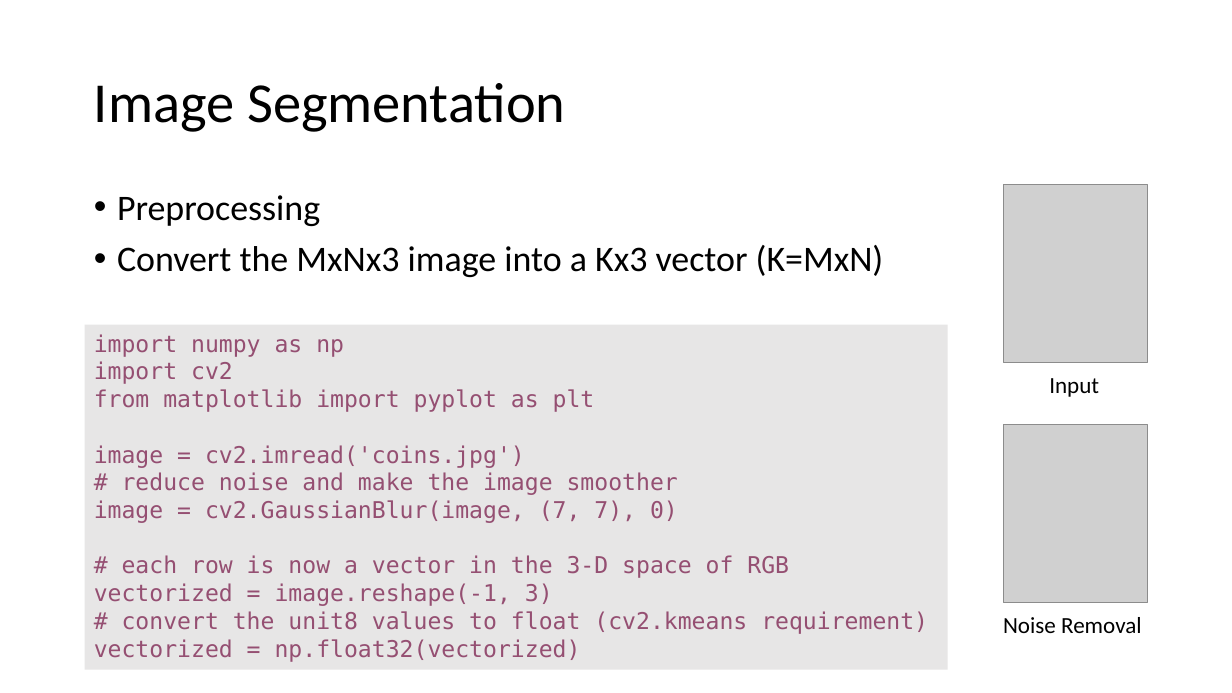
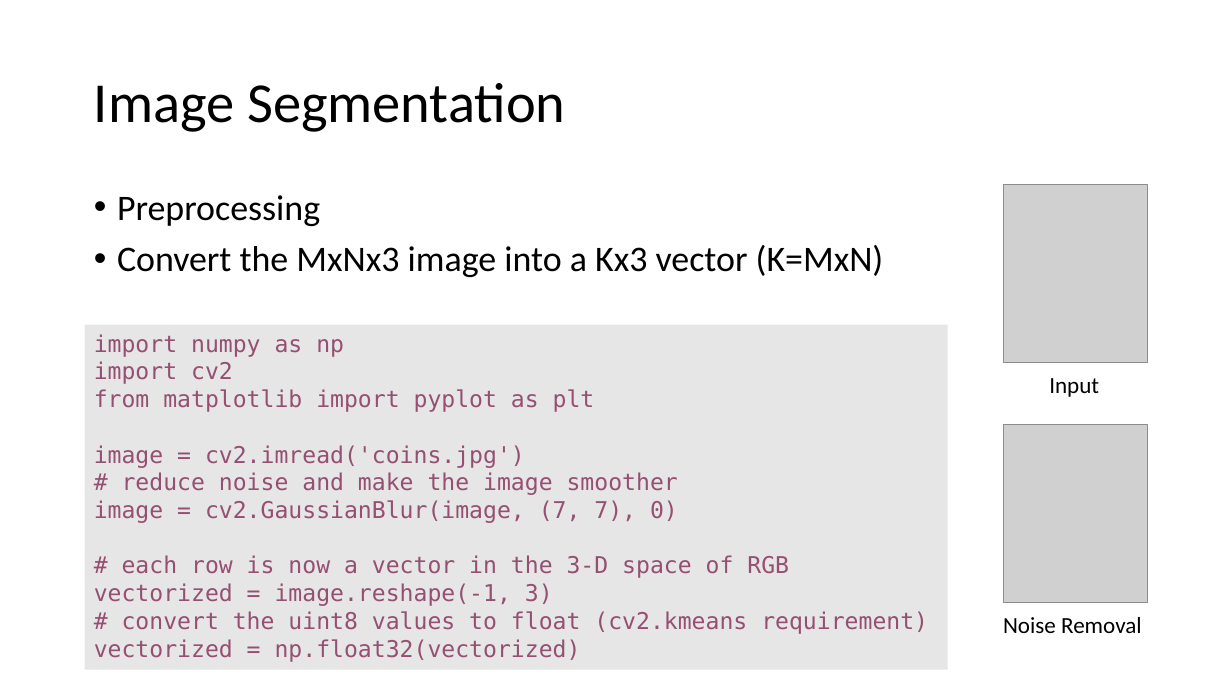
Before and after one commit to BroZhai/OpenCV_Explore, a slide deck: slide 7 of src/TUTs/w3/tutorial_opencv_w3.pptx. Drawn at 1232x693 pixels with LibreOffice and Linux fonts; fonts in the diff are those of the drawing; grey boxes stand for pictures. Boxes give left, top, right and bottom in pixels: in the first picture for what was removed or moved away, otherwise in the second. Text is boxed around its words. In the diff, an @@ line names an element or a change of style, - is before the commit and + after.

```diff
--- a/src/TUTs/w3/tutorial_opencv_w3.pptx
+++ b/src/TUTs/w3/tutorial_opencv_w3.pptx
@@ text in rectangle at box(122, 611, 928, 634): text changed @@
-# convert the unit8 values to float (cv2.kmeans requirement)
+# convert the uint8 values to float (cv2.kmeans requirement)
```
Also in this commit, not shown: 4 other files.
